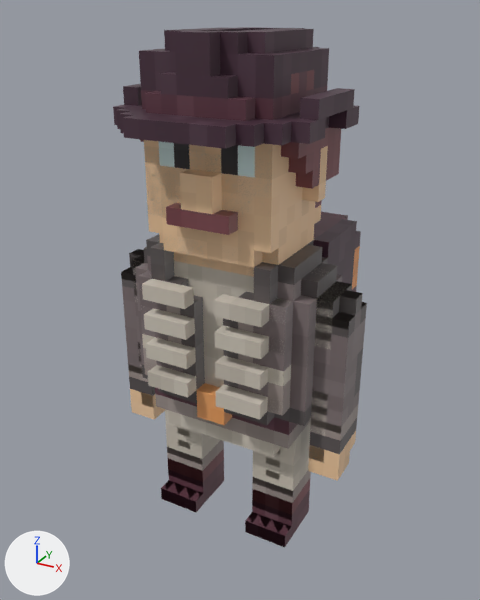
The FBX model Assets/Art/SonojAnaidni/SonojAnaidni_animated.fbx: old version first, new version second.
The view is the same before and after, from a 50 mm lens placed at (0.189, -0.334, 0.331), pointed at (-0.002, 0.013, 0.157). The axes (+X, +Y, +Z) are drawn at lower left. The lights are the same throughout. Where no turn or scale is listed for an object, it has been applied to the vertices.

Names of what the first picture shows: 'CHR_SonojAnaidni_rig:SonojAnaidni_Chest', 'CHR_SonojAnaidni_rig:SonojAnaidni_Hat', 'CHR_SonojAnaidni_rig:SonojAnaidni_Head', 'CHR_SonojAnaidni_rig:SonojAnaidni_arms', 'CHR_SonojAnaidni_rig:SonojAnaidni_bag', 'CHR_SonojAnaidni_rig:SonojAnaidni_legs', 'CHR_SonojAnaidni_rig:SonojAnaidni_skeleton_arms', 'CHR_SonojAnaidni_rig:SonojAnaidni_skeleton_chest', 'CHR_SonojAnaidni_rig:SonojAnaidni_skeleton_head', 'CHR_SonojAnaidni_rig:SonojAnaidni_skeleton_legs'.
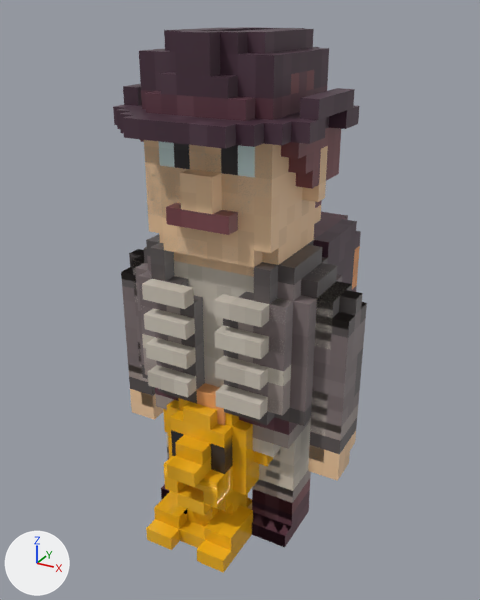
Boxes (x1, y1, x2, y2) around the edits, measured in the pictures (480 x 600 px):
'Statue_complete', added (orange): after (146, 398, 273, 573)

Patch to the scene script:
```diff
--- a/Assets/Art/SonojAnaidni/SonojAnaidni_animated.fbx.py
+++ b/Assets/Art/SonojAnaidni/SonojAnaidni_animated.fbx.py
@@ img_statue_complete_png @@
+img_statue_complete_png = load_image('Statue_complete.png', '../../Art_2/Materials/Statue_complete.png', 64, 64, 'sRGB')
@@ mat_phong1 @@
+mat_phong1 = principled_material('phong1')
+mat_phong1.texture = img_statue_complete_png  # with its transparency
+mat_phong1.roughness = 0.114
@@ me_mesh_1 @@
+me_mesh_1.from_pydata(...)  # 190 vertices, 150 faces; spans x -0.04..0.04, y -0.035..0.035, z -0.05..0.05
+me_mesh_1.materials.append(mat_phong1)  # picture img_statue_complete_png
@@ ob_statue_complete @@
+ob_statue_complete = bpy.data.objects.new('Statue_complete', me_mesh_1)
+ob_statue_complete.location = (-0.005, -0.0235, 0.05)
```
